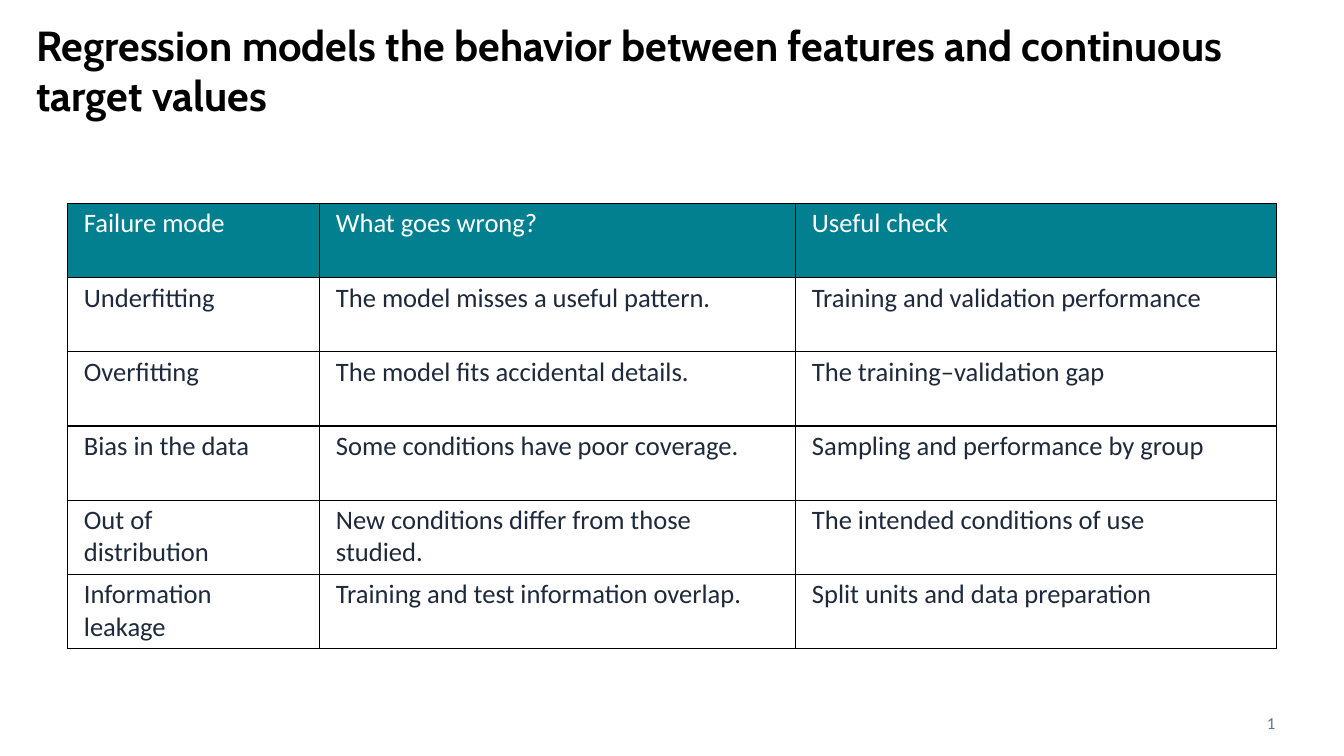
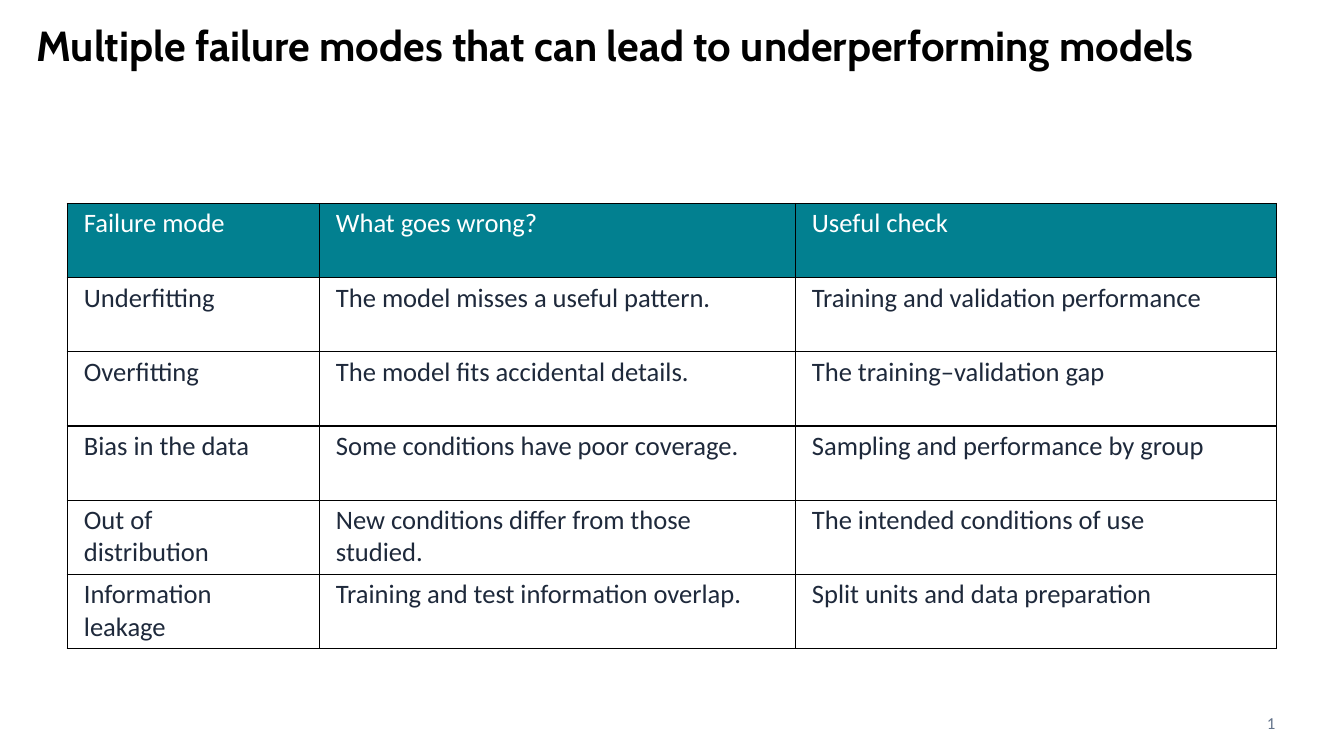
Before and after one commit to CompOmics/ML_AI_Analytical_Chemistry_Course, a slide deck: slide 1 of 03_Evaluation/slides/3_1_regularization.pptx. Drawn at 1344x756 pixels with LibreOffice and Linux fonts; fonts in the diff are those of the drawing. Boxes give left, top, right and bottom in pixels: in the first picture for what was removed or moved away, otherwise in the second. Text is boxed around its words. In the diff, an @@ line names an element or a change of style, - is before the commit and + after.

```diff
--- a/03_Evaluation/slides/3_1_regularization.pptx
+++ b/03_Evaluation/slides/3_1_regularization.pptx
@@ text at (36, 29, 1193, 71): text changed @@
-Regression models the behavior between features and continuous target values
+Multiple failure modes that can lead to underperforming models
```
Also in this commit, not shown: 7 other slides changed.
